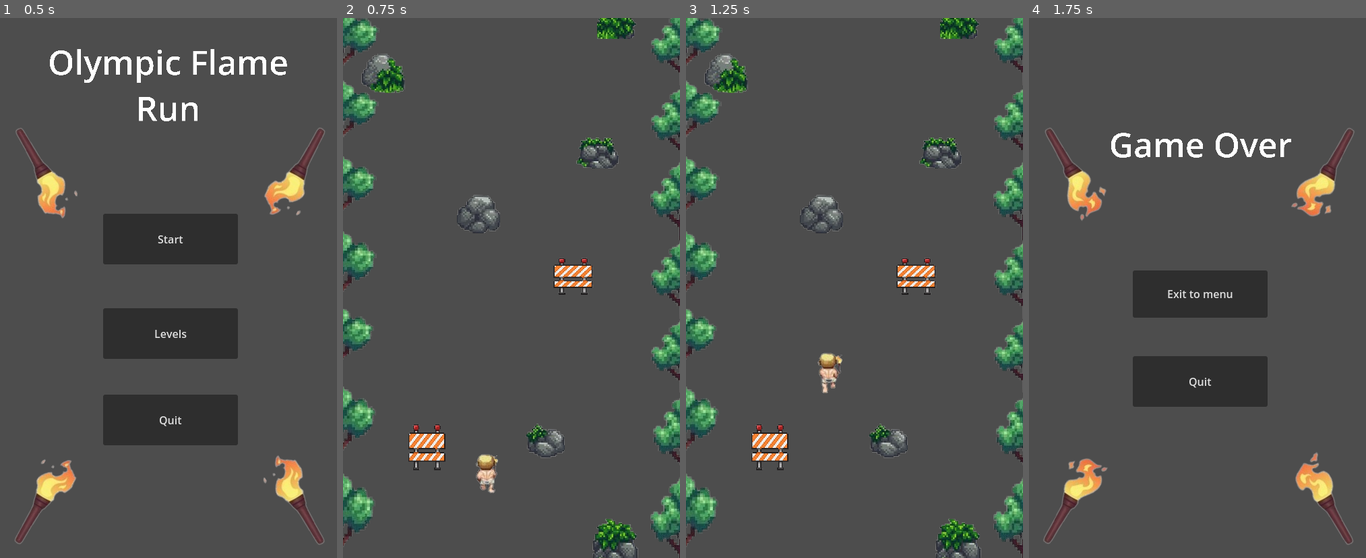
Above: before the commit, frames 1-4 (left to right).
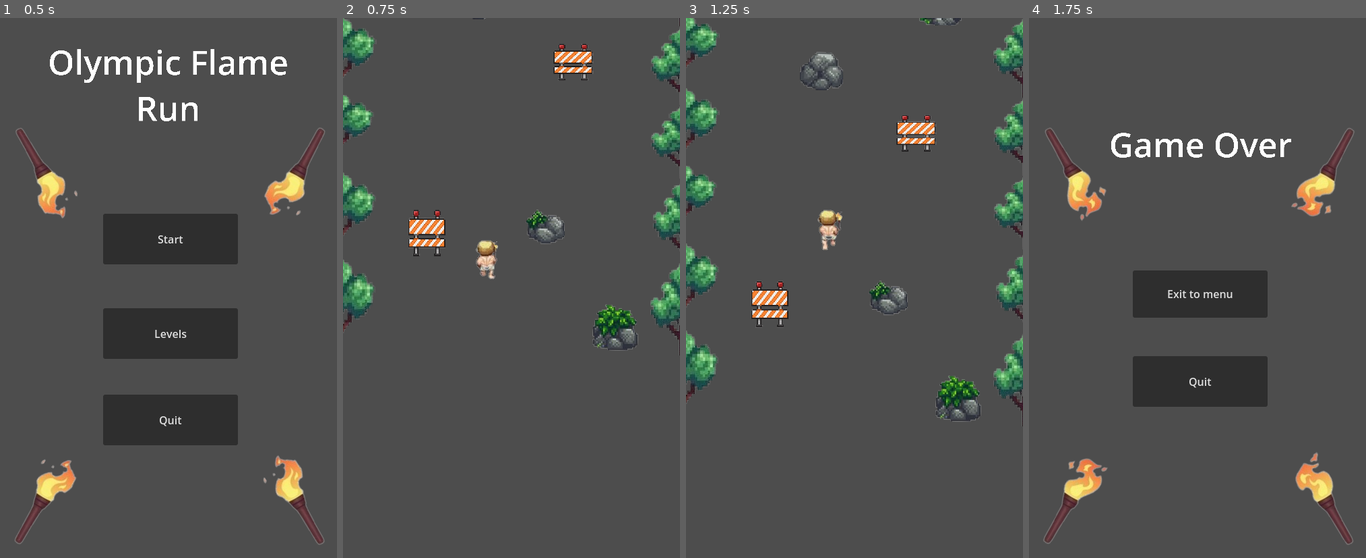
Above: after the commit, the same moments.

Repository: lxnbt/Olympic_Flame_JAM
Game: Godot game, scene res://menu.tscn
Same seed, same stepped clock (60 frames per second), same inputs: the game is played once before the commit and once after it.
Inputs:
- Up to frame 1 (0.5 s): no input
- Up to frame 2 (0.75 s): click "Start" at 0.5 s
- Up to frame 3 (1.25 s): no input
- Up to frame 4 (1.75 s): hold D (move_right) from 1.28 s (still down)

Frame 1 is identical in both runs. In frame 2, 17% of the frame differs, in the area x 0-100%, y 0-100%; in frame 3, 17%; in frame 4, nothing differs.

Commit message:
make the camera run on the map

Diff:
--- a/src/Levels/1.tscn
+++ b/src/Levels/1.tscn
@@ -2815,13 +2815,12 @@
 
 [sub_resource type="RectangleShape2D" id="RectangleShape2D_03irk"]
 size = Vector2(109, 1783)
-size = Vector2(109, 1783)
 
 [sub_resource type="RectangleShape2D" id="RectangleShape2D_khscs"]
 size = Vector2(58, 60)
-size = Vector2(58, 60)
 
 [node name="2" type="Node2D"]
+metadata/_edit_vertical_guides_ = [10.0]
 
 [node name="TextureRect" type="TextureRect" parent="."]
 visible = false
@@ -2830,10 +2829,6 @@
 offset_top = -2911.0
 offset_right = 1568.0
 offset_bottom = 1245.0
-offset_left = -938.0
-offset_top = -2911.0
-offset_right = 1568.0
-offset_bottom = 1245.0
 texture = ExtResource("1_y36b5")
 expand_mode = 1
 stretch_mode = 1
@@ -2841,87 +2836,78 @@
 [node name="CharacterBody2D" parent="." instance=ExtResource("5_xqwo6")]
 position = Vector2(-36, 29)
 
+[node name="Camera2D" type="Camera2D" parent="CharacterBody2D"]
+position = Vector2(244, 700)
+limit_left = 0
+limit_top = -1000
+position_smoothing_enabled = true
+position_smoothing_speed = 3.0
+
 [node name="Tree33" parent="." instance=ExtResource("2_n43ry")]
 position = Vector2(21, -194)
 scale = Vector2(1.18596, 1.35974)
 
-[node name="Tree1" parent="." instance=ExtResource("2_n43ry")]
-[node name="Tree1" parent="." instance=ExtResource("2_n43ry")]
+[node name="Tree2" parent="." instance=ExtResource("2_n43ry")]
 position = Vector2(-12, 474)
 scale = Vector2(1.22602, 1.14979)
 
-[node name="Tree2" parent="." instance=ExtResource("2_n43ry")]
-[node name="Tree2" parent="." instance=ExtResource("2_n43ry")]
+[node name="Tree4" parent="." instance=ExtResource("2_n43ry")]
 position = Vector2(-8, 600)
 scale = Vector2(1.20582, 1.32851)
 
-[node name="Tree3" parent="." instance=ExtResource("2_n43ry")]
-[node name="Tree3" parent="." instance=ExtResource("2_n43ry")]
+[node name="Tree6" parent="." instance=ExtResource("2_n43ry")]
 position = Vector2(516, 619)
 scale = Vector2(1.19802, 1.32034)
 
-[node name="Tree4" parent="." instance=ExtResource("2_n43ry")]
-[node name="Tree4" parent="." instance=ExtResource("2_n43ry")]
+[node name="Tree8" parent="." instance=ExtResource("2_n43ry")]
 position = Vector2(-8, 737)
 scale = Vector2(1.18596, 1.53501)
 
-[node name="Tree5" parent="." instance=ExtResource("2_n43ry")]
-[node name="Tree5" parent="." instance=ExtResource("2_n43ry")]
+[node name="Tree10" parent="." instance=ExtResource("2_n43ry")]
 position = Vector2(512, 747)
 scale = Vector2(1.20297, 1.40741)
 
-[node name="Tree6" parent="." instance=ExtResource("2_n43ry")]
-[node name="Tree6" parent="." instance=ExtResource("2_n43ry")]
+[node name="Tree12" parent="." instance=ExtResource("2_n43ry")]
 position = Vector2(514, -66)
 scale = Vector2(1.19932, 1.15534)
 
-[node name="Tree7" parent="." instance=ExtResource("2_n43ry")]
-[node name="Tree7" parent="." instance=ExtResource("2_n43ry")]
+[node name="Tree14" parent="." instance=ExtResource("2_n43ry")]
 position = Vector2(-8.00001, 367)
 scale = Vector2(1.21473, 1.26638)
 
-[node name="Tree8" parent="." instance=ExtResource("2_n43ry")]
-[node name="Tree8" parent="." instance=ExtResource("2_n43ry")]
+[node name="Tree16" parent="." instance=ExtResource("2_n43ry")]
 position = Vector2(512, 270)
 scale = Vector2(1.19968, 1.20136)
 
-[node name="Tree9" parent="." instance=ExtResource("2_n43ry")]
-[node name="Tree9" parent="." instance=ExtResource("2_n43ry")]
+[node name="Tree18" parent="." instance=ExtResource("2_n43ry")]
 position = Vector2(513, 500)
 scale = Vector2(1.2088, 1.1165)
 
-[node name="Tree10" parent="." instance=ExtResource("2_n43ry")]
-[node name="Tree10" parent="." instance=ExtResource("2_n43ry")]
+[node name="Tree20" parent="." instance=ExtResource("2_n43ry")]
 position = Vector2(513, 387)
 scale = Vector2(1.21412, 1.19407)
 
-[node name="Tree11" parent="." instance=ExtResource("2_n43ry")]
-[node name="Tree11" parent="." instance=ExtResource("2_n43ry")]
-position = Vector2(-4, 32)
+[node name="Tree22" parent="." instance=ExtResource("2_n43ry")]
+position = Vector2(-6.99999, 30)
 scale = Vector2(1.21634, 1.14926)
 
-[node name="Tree12" parent="." instance=ExtResource("2_n43ry")]
-[node name="Tree12" parent="." instance=ExtResource("2_n43ry")]
+[node name="Tree24" parent="." instance=ExtResource("2_n43ry")]
 position = Vector2(-8, 251)
 scale = Vector2(1.21782, 1.13038)
 
-[node name="Tree13" parent="." instance=ExtResource("2_n43ry")]
-[node name="Tree13" parent="." instance=ExtResource("2_n43ry")]
+[node name="Tree26" parent="." instance=ExtResource("2_n43ry")]
 position = Vector2(-1, -78)
 scale = Vector2(1.21264, 1.22979)
 
-[node name="Tree14" parent="." instance=ExtResource("2_n43ry")]
-[node name="Tree14" parent="." instance=ExtResource("2_n43ry")]
+[node name="Tree28" parent="." instance=ExtResource("2_n43ry")]
 position = Vector2(-5, 140)
 scale = Vector2(1.21136, 1.09936)
 
-[node name="Tree15" parent="." instance=ExtResource("2_n43ry")]
-[node name="Tree15" parent="." instance=ExtResource("2_n43ry")]
+[node name="Tree30" parent="." instance=ExtResource("2_n43ry")]
 position = Vector2(514, 157)
 scale = Vector2(1.22498, 1.17271)
 
-[node name="Tree16" parent="." instance=ExtResource("2_n43ry")]
-[node name="Tree16" parent="." instance=ExtResource("2_n43ry")]
+[node name="Tree32" parent="." instance=ExtResource("2_n43ry")]
 position = Vector2(513, 43)
 scale = Vector2(1.20468, 1.14841)
 
@@ -2937,15 +2923,15 @@
 position = Vector2(304, -78.0001)
 scale = Vector2(0.270378, 0.274783)
 
-[node name="Fence1" parent="." instance=ExtResource("4_v51eu")]
+[node name="Fence4" parent="." instance=ExtResource("4_v51eu")]
 position = Vector2(124, 635)
 scale = Vector2(0.252485, 0.315292)
 
-[node name="Fence2" parent="." instance=ExtResource("4_v51eu")]
+[node name="Fence5" parent="." instance=ExtResource("4_v51eu")]
 position = Vector2(341, 382)
 scale = Vector2(0.266153, 0.248992)
 
-[node name="Fence3" parent="." instance=ExtResource("4_v51eu")]
+[node name="Fence6" parent="." instance=ExtResource("4_v51eu")]
 position = Vector2(304, -78.0001)
 scale = Vector2(0.270378, 0.274783)
 
@@ -2960,12 +2946,10 @@
 position = Vector2(-43, 46)
 
 [node name="CollisionShape2D" type="CollisionShape2D" parent="StaticBody2D"]
-position = Vector2(44, -102.5)
-position = Vector2(44, -102.5)
+position = Vector2(38, -104)
 shape = SubResource("RectangleShape2D_03irk")
 
 [node name="CollisionShape2D2" type="CollisionShape2D" parent="StaticBody2D"]
-position = Vector2(551, -135)
 position = Vector2(551, -135)
 shape = SubResource("RectangleShape2D_03irk")
 
@@ -2981,135 +2965,135 @@
 position = Vector2(347, -123)
 shape = SubResource("RectangleShape2D_khscs")
 
-[node name="Tree17" parent="." instance=ExtResource("2_n43ry")]
+[node name="Fence4" type="CollisionShape2D" parent="StaticBody2D"]
+position = Vector2(347, -123)
+shape = SubResource("RectangleShape2D_khscs")
+
+[node name="Tree34" parent="." instance=ExtResource("2_n43ry")]
 position = Vector2(9, -461)
 scale = Vector2(1.22602, 1.14979)
 
-[node name="Tree18" parent="." instance=ExtResource("2_n43ry")]
+[node name="Tree35" parent="." instance=ExtResource("2_n43ry")]
 position = Vector2(37, -375)
 scale = Vector2(1.20582, 1.32851)
 
-[node name="Tree19" parent="." instance=ExtResource("2_n43ry")]
+[node name="Tree36" parent="." instance=ExtResource("2_n43ry")]
 position = Vector2(485, -321)
 scale = Vector2(1.19802, 1.32034)
 
-[node name="Tree20" parent="." instance=ExtResource("2_n43ry")]
+[node name="Tree37" parent="." instance=ExtResource("2_n43ry")]
 position = Vector2(-2, -290.026)
 scale = Vector2(1.18596, 1.35974)
 
-[node name="Tree21" parent="." instance=ExtResource("2_n43ry")]
+[node name="Tree38" parent="." instance=ExtResource("2_n43ry")]
 position = Vector2(514, -191)
 scale = Vector2(1.20297, 1.40741)
 
-[node name="Tree22" parent="." instance=ExtResource("2_n43ry")]
+[node name="Tree39" parent="." instance=ExtResource("2_n43ry")]
 position = Vector2(448, -875)
 scale = Vector2(1.19932, 1.15534)
 
-[node name="Tree23" parent="." instance=ExtResource("2_n43ry")]
+[node name="Tree40" parent="." instance=ExtResource("2_n43ry")]
 position = Vector2(-2, -550)
 scale = Vector2(1.21473, 1.26638)
 
-[node name="Tree24" parent="." instance=ExtResource("2_n43ry")]
+[node name="Tree41" parent="." instance=ExtResource("2_n43ry")]
 position = Vector2(535, -573)
 scale = Vector2(1.19968, 1.20136)
 
-[node name="Tree25" parent="." instance=ExtResource("2_n43ry")]
+[node name="Tree42" parent="." instance=ExtResource("2_n43ry")]
 position = Vector2(515, -432)
 scale = Vector2(1.2088, 1.1165)
 
-[node name="Tree26" parent="." instance=ExtResource("2_n43ry")]
+[node name="Tree43" parent="." instance=ExtResource("2_n43ry")]
 position = Vector2(492, -523)
 scale = Vector2(1.21412, 1.19407)
 
-[node name="Tree27" parent="." instance=ExtResource("2_n43ry")]
+[node name="Tree44" parent="." instance=ExtResource("2_n43ry")]
 position = Vector2(1, -812)
 scale = Vector2(1.21634, 1.14926)
 
-[node name="Tree28" parent="." instance=ExtResource("2_n43ry")]
+[node name="Tree45" parent="." instance=ExtResource("2_n43ry")]
 position = Vector2(20, -629)
 scale = Vector2(1.21782, 1.13038)
 
-[node name="Tree29" parent="." instance=ExtResource("2_n43ry")]
+[node name="Tree46" parent="." instance=ExtResource("2_n43ry")]
 position = Vector2(-4.76837e-07, -892)
 scale = Vector2(1.21264, 1.22979)
 
-[node name="Tree30" parent="." instance=ExtResource("2_n43ry")]
+[node name="Tree47" parent="." instance=ExtResource("2_n43ry")]
 position = Vector2(6, -721)
 scale = Vector2(1.21136, 1.09936)
 
-[node name="Tree31" parent="." instance=ExtResource("2_n43ry")]
+[node name="Tree48" parent="." instance=ExtResource("2_n43ry")]
 position = Vector2(500, -682)
 scale = Vector2(1.22498, 1.17271)
 
-[node name="Tree32" parent="." instance=ExtResource("2_n43ry")]
+[node name="Tree49" parent="." instance=ExtResource("2_n43ry")]
 position = Vector2(464, -785)
 scale = Vector2(1.20468, 1.14841)
 
-[node name="Fence3" type="CollisionShape2D" parent="StaticBody2D"]
-position = Vector2(347, -123)
-shape = SubResource("RectangleShape2D_khscs")
-
-[node name="Tree17" parent="." instance=ExtResource("2_n43ry")]
+[node name="Tree50" parent="." instance=ExtResource("2_n43ry")]
 position = Vector2(9, -461)
 scale = Vector2(1.22602, 1.14979)
 
-[node name="Tree18" parent="." instance=ExtResource("2_n43ry")]
+[node name="Tree51" parent="." instance=ExtResource("2_n43ry")]
 position = Vector2(37, -375)
 scale = Vector2(1.20582, 1.32851)
 
-[node name="Tree19" parent="." instance=ExtResource("2_n43ry")]
+[node name="Tree52" parent="." instance=ExtResource("2_n43ry")]
 position = Vector2(485, -321)
 scale = Vector2(1.19802, 1.32034)
 
-[node name="Tree20" parent="." instance=ExtResource("2_n43ry")]
+[node name="Tree53" parent="." instance=ExtResource("2_n43ry")]
 position = Vector2(-2, -290.026)
 scale = Vector2(1.18596, 1.35974)
 
-[node name="Tree21" parent="." instance=ExtResource("2_n43ry")]
+[node name="Tree54" parent="." instance=ExtResource("2_n43ry")]
 position = Vector2(514, -191)
 scale = Vector2(1.20297, 1.40741)
 
-[node name="Tree22" parent="." instance=ExtResource("2_n43ry")]
+[node name="Tree55" parent="." instance=ExtResource("2_n43ry")]
 position = Vector2(448, -875)
 scale = Vector2(1.19932, 1.15534)
 
-[node name="Tree23" parent="." instance=ExtResource("2_n43ry")]
+[node name="Tree56" parent="." instance=ExtResource("2_n43ry")]
 position = Vector2(-2, -550)
 scale = Vector2(1.21473, 1.26638)
 
-[node name="Tree24" parent="." instance=ExtResource("2_n43ry")]
+[node name="Tree57" parent="." instance=ExtResource("2_n43ry")]
 position = Vector2(535, -573)
 scale = Vector2(1.19968, 1.20136)
 
-[node name="Tree25" parent="." instance=ExtResource("2_n43ry")]
+[node name="Tree58" parent="." instance=ExtResource("2_n43ry")]
 position = Vector2(515, -432)
 scale = Vector2(1.2088, 1.1165)
 
-[node name="Tree26" parent="." instance=ExtResource("2_n43ry")]
+[node name="Tree59" parent="." instance=ExtResource("2_n43ry")]
 position = Vector2(492, -523)
 scale = Vector2(1.21412, 1.19407)
 
-[node name="Tree27" parent="." instance=ExtResource("2_n43ry")]
+[node name="Tree60" parent="." instance=ExtResource("2_n43ry")]
 position = Vector2(1, -812)
 scale = Vector2(1.21634, 1.14926)
 
-[node name="Tree28" parent="." instance=ExtResource("2_n43ry")]
+[node name="Tree61" parent="." instance=ExtResource("2_n43ry")]
 position = Vector2(20, -629)
 scale = Vector2(1.21782, 1.13038)
 
-[node name="Tree29" parent="." instance=ExtResource("2_n43ry")]
+[node name="Tree62" parent="." instance=ExtResource("2_n43ry")]
 position = Vector2(-4.76837e-07, -892)
 scale = Vector2(1.21264, 1.22979)
 
-[node name="Tree30" parent="." instance=ExtResource("2_n43ry")]
+[node name="Tree63" parent="." instance=ExtResource("2_n43ry")]
 position = Vector2(6, -721)
 scale = Vector2(1.21136, 1.09936)
 
-[node name="Tree31" parent="." instance=ExtResource("2_n43ry")]
+[node name="Tree64" parent="." instance=ExtResource("2_n43ry")]
 position = Vector2(500, -682)
 scale = Vector2(1.22498, 1.17271)
 
-[node name="Tree32" parent="." instance=ExtResource("2_n43ry")]
+[node name="Tree65" parent="." instance=ExtResource("2_n43ry")]
 position = Vector2(464, -785)
 scale = Vector2(1.20468, 1.14841)
 
